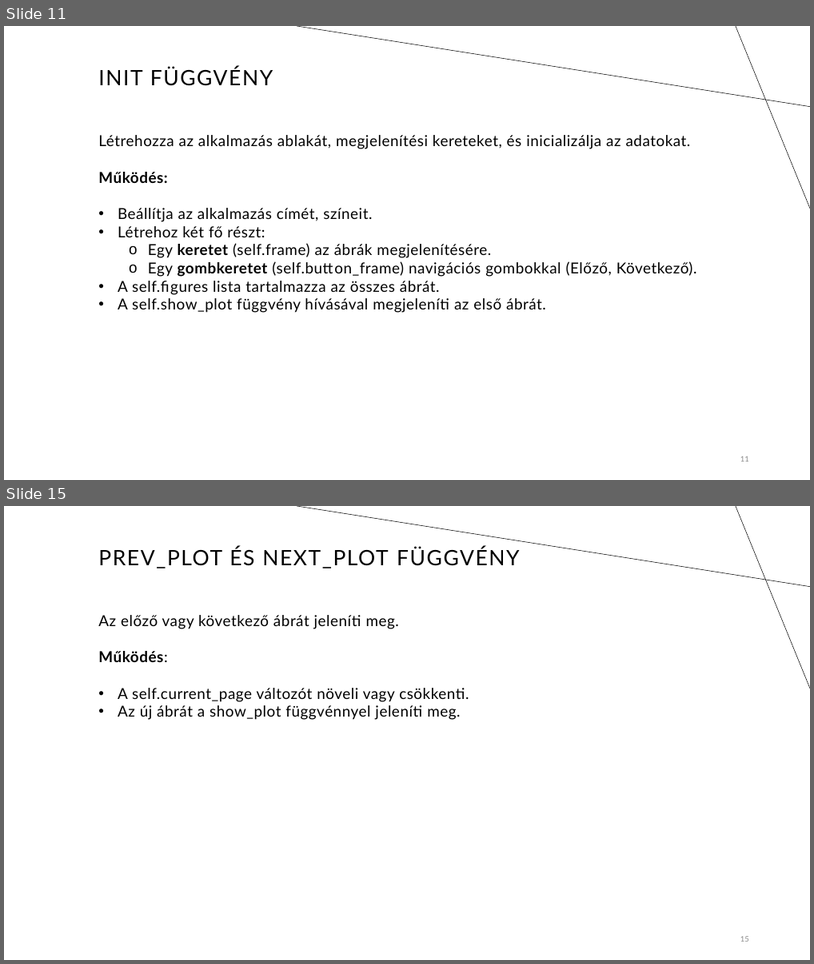
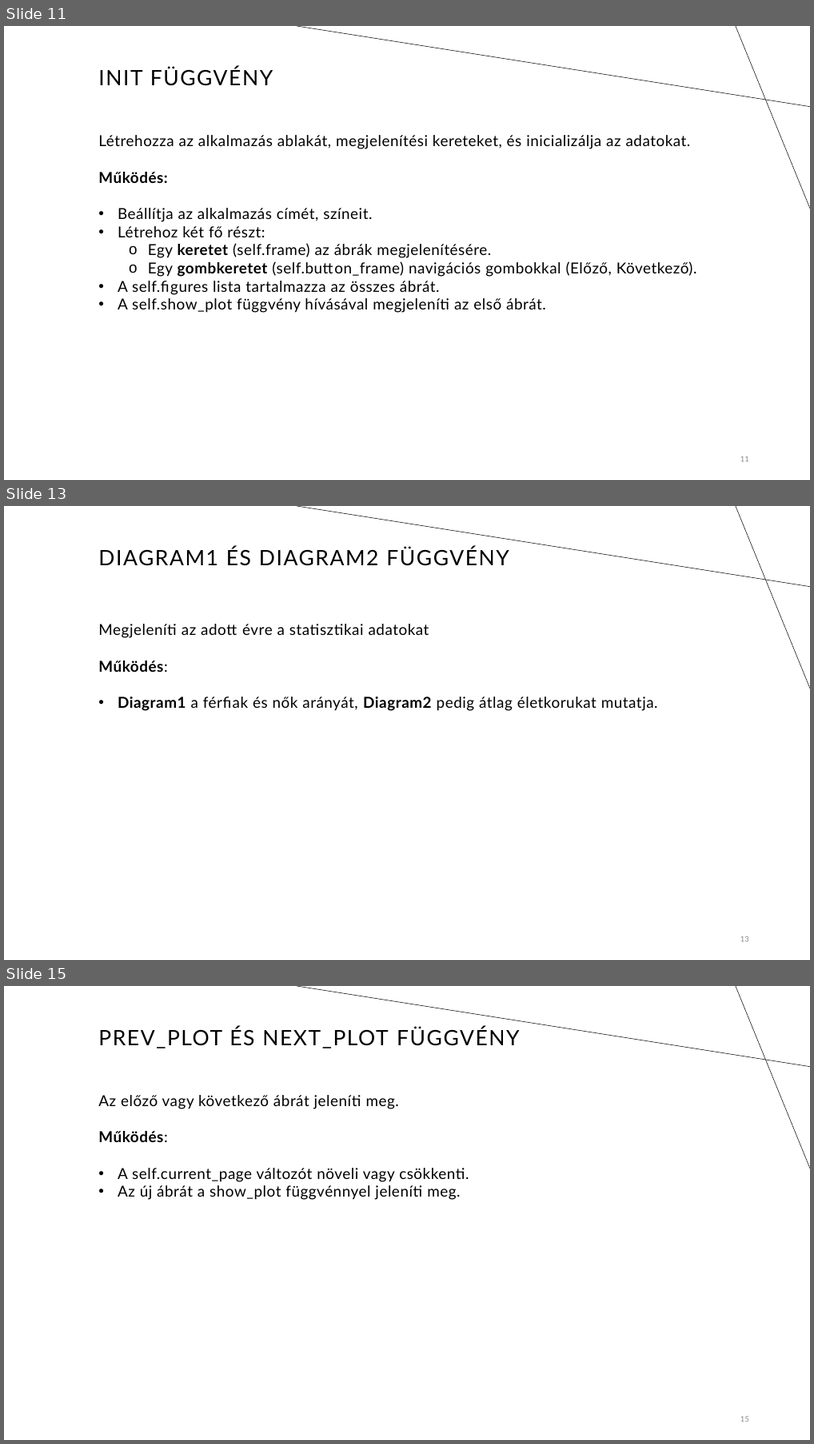
Before and after one commit to tthzsombor/prog_bead, a slide deck: Nepesseg.pptx. Shown one above the other, each under a label of ours: slides 11 and 15 before the commit, slides 11, 13 and 15 after it; the slides between them are not shown. The pictures are 814x964 and 814x1444 pixels, drawn with LibreOffice and Linux fonts; fonts in the diff are those of the drawing. Boxes give left, top, right and bottom in pixels: in the first picture for what was removed or moved away, otherwise in the second. Text is boxed around its words. In the diff, an @@ line names an element or a change of style, - is before the commit and + after.

```diff
--- a/Nepesseg.pptx
+++ b/Nepesseg.pptx
@@ slide 13 added at box(4, 506, 810, 960), background #FFFFFF; not listed: 2 template elements that a slide beside it also shows @@
@@ title added at box(98, 547, 510, 566), 25.2 pt, text #000000 @@
+DIAGRAM1 ÉS DIAGRAM2 FÜGGVÉNY
@@ text added at box(98, 624, 658, 711), 18 pt, text #000000 @@
+Megjeleníti az adott évre a statisztikai adatokat
+Működés:
+• Diagram1 a férfiak és nők arányát, Diagram2 pedig átlag életkorukat mutatja.
@@ page number added at box(741, 936, 750, 941), 9 pt, text #8C8C8C @@
+13
```
Also in this commit, not shown: 3 slides changed, 2 other slides added, 1 slide removed, 2 other files.
